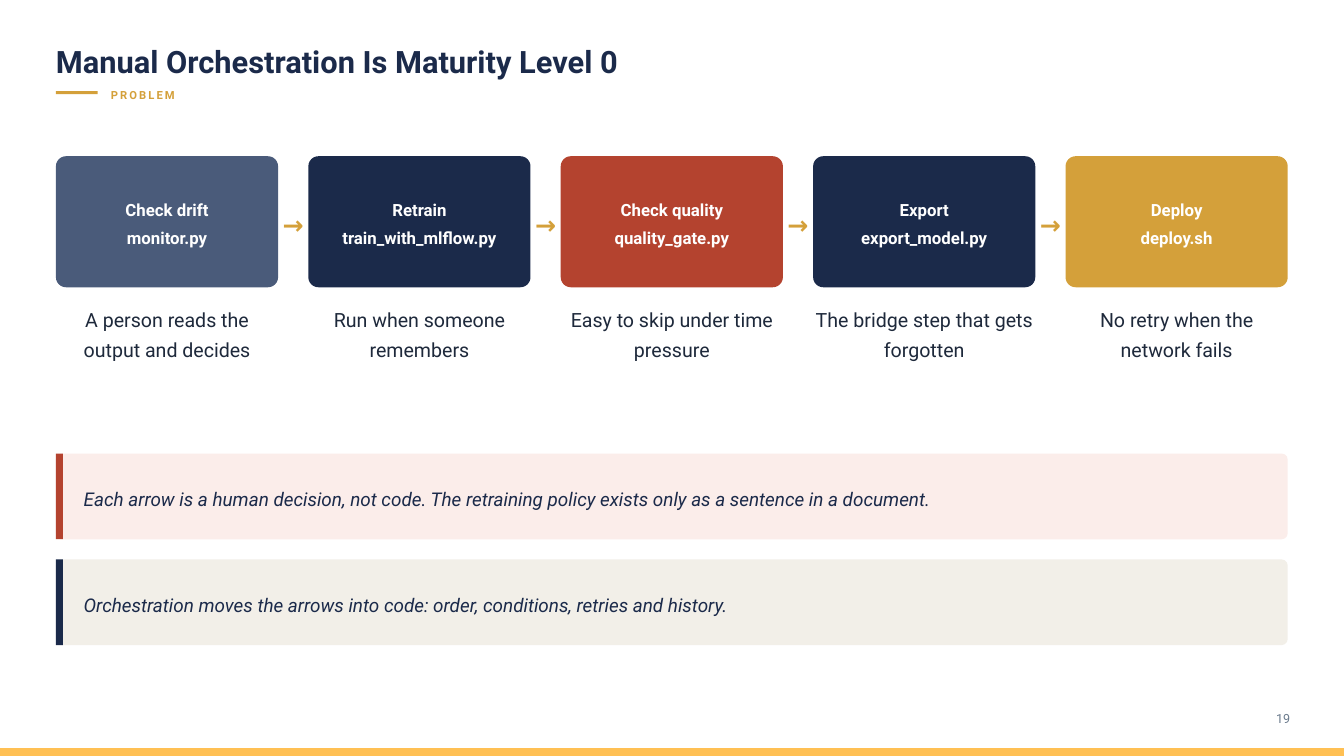
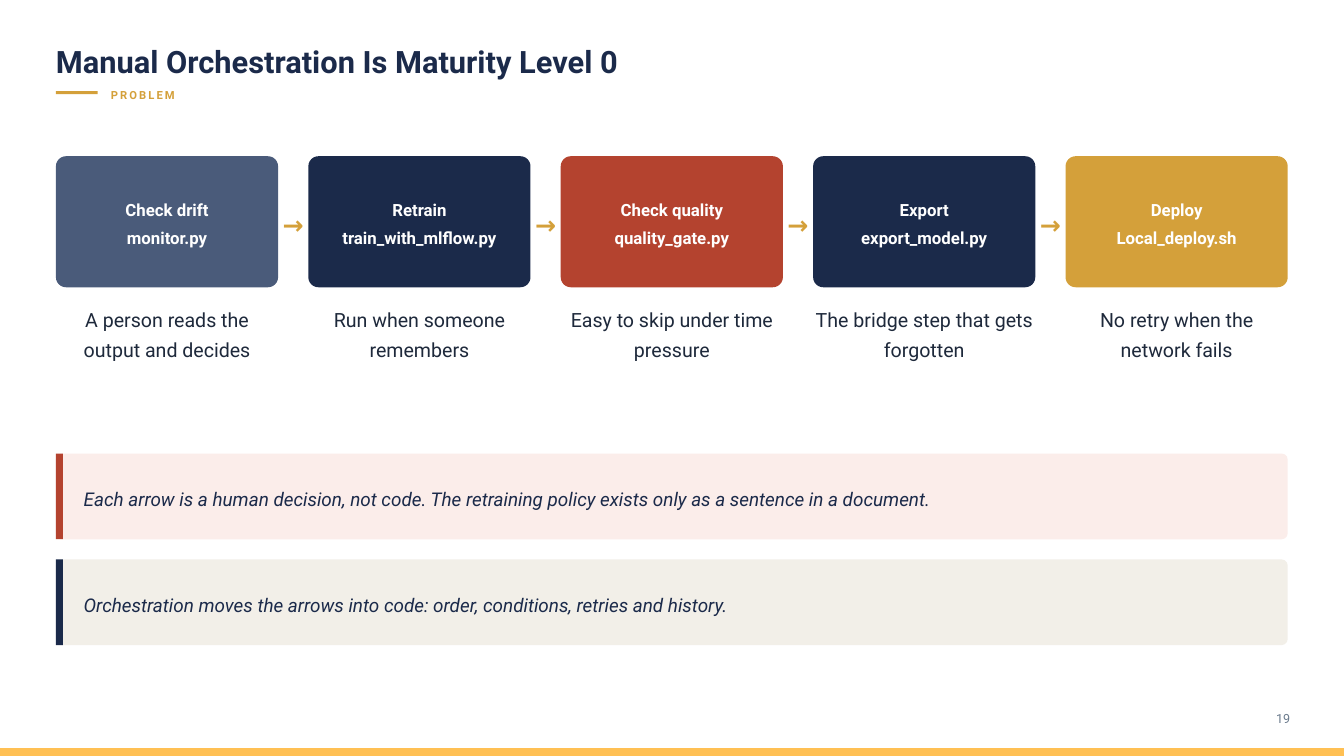
Before and after one commit to madeharta/latest-mlops-workshop, a slide deck: slide 50 of Materi MLOps Day-3.pptx (slide 30 before the commit). Drawn at 1344x756 pixels with LibreOffice and Linux fonts; fonts in the diff are those of the drawing; background and template pictures are left out. Boxes give left, top, right and bottom in pixels: in the first picture for what was removed or moved away, otherwise in the second. Text is boxed around its words. In the diff, an @@ line names an element or a change of style, - is before the commit and + after.

```diff
--- a/Materi MLOps Day-3.pptx
+++ b/Materi MLOps Day-3.pptx
@@ text "Deploy": place and size @@
-text "Deploy" at [1141,203,1213,248]
+text "Deploy" at [1117,203,1237,248]
@@ text at [1117,231,1237,248]: text changed @@
-deploy.sh
+Local_deploy.sh
```
Also in this commit, not shown: 7 other slides changed, 2 slides added, 11 slides removed, 2 other files.
